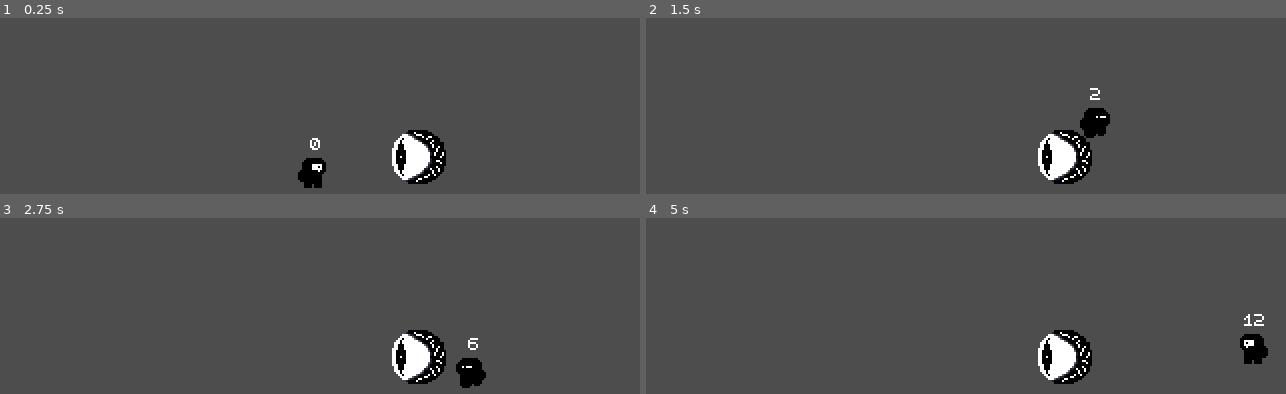
Above: before the commit, frames 1-4 (two rows, left to right).
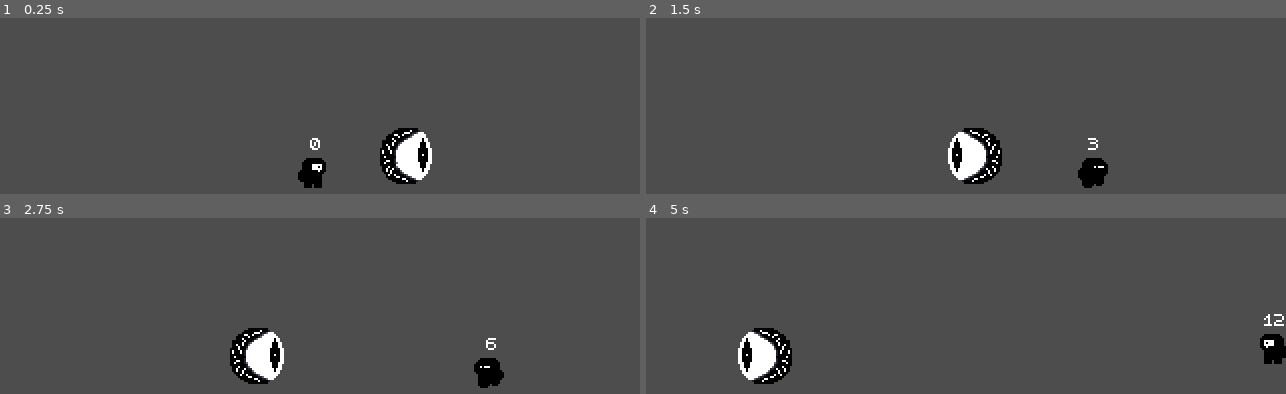
Above: after the commit, the same moments.

Repository: austintian03/presence
Game: Godot game, scene res://Scenes/game.tscn
The game is run twice, just before and just after one commit, with the same random seed, the same clock (stepped at 60 frames per second) and the same inputs.
Inputs:
- Up to frame 1 (0.25 s): no input
- Up to frame 2 (1.5 s): hold Right (move_right) from 0.53 s (still down); tap S (hide) at 0.6 s; tap Up (jump) at 0.77 s; tap Shift (sprint) at 1.35 s
- Up to frame 3 (2.75 s): tap Up (jump) at 1.52 s; release Right (move_right) at 2.03 s; hold Left (move_left) from 2.03 s (still down); tap S (hide) at 2.1 s
- Up to frame 4 (5 s): release Left (move_left) at 2.78 s; hold Right (move_right) 2.78-4.28 s; tap Shift (sprint) at 2.85, 4.35 s; tap Up (jump) at 3.02, 3.77, 4.52 s; tap S (hide) at 3.6 s; hold Left (move_left) from 4.28 s (still down)

The runs differ from the first frame. In frame 1, 2.1% of the frame differs, in the area x 59-70%, y 62-95%; in frame 2, 5.4%; in frame 3, 5.3%; in frame 4, 5.5%, in the area x 14-100%, y 54-95%.
Error after the commit: Parse Error: Could not find type "Player" in the current scope. (res://Objects/Enemy/scripts/sight_area.gd:7)

Commit message:
Update Perceiver implementation to move as an oscillating body

Diff:
--- a/presence/Objects/Enemy/perceiver.tscn
+++ b/presence/Objects/Enemy/perceiver.tscn
@@ -1,12 +1,13 @@
-[gd_scene load_steps=12 format=3 uid="uid://bj4jhuckdfhaa"]
+[gd_scene load_steps=14 format=3 uid="uid://bj4jhuckdfhaa"]
 
 [ext_resource type="Texture2D" uid="uid://ce5h4625pqmaq" path="res://Art/sprites/perceiver-Sheet.png" id="1_wg218"]
 [ext_resource type="Script" uid="uid://cxwavbx54f7vf" path="res://Objects/Enemy/scripts/perceiver.gd" id="1_y52ul"]
 [ext_resource type="Texture2D" uid="uid://bybe0mhftpga7" path="res://Art/sprites/perceiver-Sheet-2.png" id="3_ubdpm"]
+[ext_resource type="Script" uid="uid://cq7wc1eenex34" path="res://Objects/Enemy/scripts/sight_area.gd" id="4_qx038"]
 
 [sub_resource type="AtlasTexture" id="AtlasTexture_le77c"]
-atlas = ExtResource("1_wg218")
-region = Rect2(32, 0, 32, 32)
+atlas = ExtResource("3_ubdpm")
+region = Rect2(64, 0, 32, 32)
 
 [sub_resource type="AtlasTexture" id="AtlasTexture_ubdpm"]
 atlas = ExtResource("1_wg218")
@@ -45,7 +46,7 @@
 }],
 "loop": true,
 "name": &"default",
-"speed": 1.0
+"speed": 2.0
 }, {
 "frames": [{
 "duration": 1.0,
@@ -62,17 +63,37 @@
 }],
 "loop": true,
 "name": &"default2",
-"speed": 1.0
+"speed": 2.0
 }]
 
-[sub_resource type="CircleShape2D" id="CircleShape2D_le77c"]
-radius = 14.0
+[sub_resource type="CircleShape2D" id="CircleShape2D_xy4j0"]
+radius = 13.0
 
-[node name="Perceiver" type="AnimatableBody2D"]
+[sub_resource type="RectangleShape2D" id="RectangleShape2D_xy4j0"]
+size = Vector2(50, 26)
+
+[node name="Perceiver" type="CharacterBody2D"]
 script = ExtResource("1_y52ul")
 
 [node name="AnimatedSprite2d" type="AnimatedSprite2D" parent="."]
 sprite_frames = SubResource("SpriteFrames_ubdpm")
 
 [node name="CollisionShape2D" type="CollisionShape2D" parent="."]
-shape = SubResource("CircleShape2D_le77c")
+rotation = 1.5708
+shape = SubResource("CircleShape2D_xy4j0")
+
+[node name="FSightArea" type="Area2D" parent="."]
+visible = false
+script = ExtResource("4_qx038")
+
+[node name="CollisionShape2D" type="CollisionShape2D" parent="FSightArea"]
+position = Vector2(-25, 0)
+shape = SubResource("RectangleShape2D_xy4j0")
+
+[node name="FSightArea2" type="Area2D" parent="."]
+script = ExtResource("4_qx038")
+
+[node name="CollisionShape2D2" type="CollisionPolygon2D" parent="FSightArea2"]
+position = Vector2(-10, 0)
+build_mode = 1
+polygon = PackedVector2Array(0, -11, -48, -34, -48, 29, 0, 10)
--- a/presence/Objects/Enemy/scripts/perceiver.gd
+++ b/presence/Objects/Enemy/scripts/perceiver.gd
@@ -1,11 +1,42 @@
-extends AnimatableBody2D
+class_name Perceiver
+extends CharacterBody2D
 
+signal player_detected
+
+@onready var f_sight_area: SightArea = $FSightArea
+@onready var animations: AnimatedSprite2D = $AnimatedSprite2d
+#@onready var state_machine: StateMachine = $StateMachine
+
+@export var patrol_radius: float = 90
+@export var speed: float = 30
+@export var movement_direction: Vector2 = Vector2.LEFT
+
+var velocity_vector: Vector2
+var front_pos: Vector2
+var initial_pos: Vector2
 
 # Called when the node enters the scene tree for the first time.
 func _ready() -> void:
-	pass # Replace with function body.
+	animations.play("default")
+	apply_scale(Vector2(-1,1))
 
+	initial_pos = position
+	front_pos = initial_pos + movement_direction * patrol_radius
+	f_sight_area.player_detected.connect(on_player_detected)
 
 # Called every frame. 'delta' is the elapsed time since the previous frame.
-func _process(delta: float) -> void:
+func _process(_delta: float) -> void:
 	pass
+
+func _physics_process(delta: float) -> void:
+	velocity_vector = speed * movement_direction * delta
+	if position >= initial_pos:
+		velocity = velocity_vector
+		apply_scale(Vector2(-1,1))
+	elif position <= front_pos:
+		velocity = -velocity_vector
+		apply_scale(Vector2(-1,1))
+	position += velocity
+
+func on_player_detected(is_perceiving: bool) -> void:
+	player_detected.emit(is_perceiving)
--- /dev/null
+++ b/presence/Objects/Enemy/scripts/sight_area.gd
@@ -0,0 +1,12 @@
+class_name SightArea
+extends Area2D
+
+signal player_detected
+
+func _on_body_entered(body: Node2D) -> void:
+	if body is Player:
+		player_detected.emit(true)
+
+func _on_body_exited(body: Node2D) -> void:
+	if body is Player:
+		player_detected.emit(false)
Binary file changed: presence/Art/sprites/perceiver-Sheet-2.png
Not shown, added: presence/Objects/Enemy/scripts/sight_area.gd.uid
